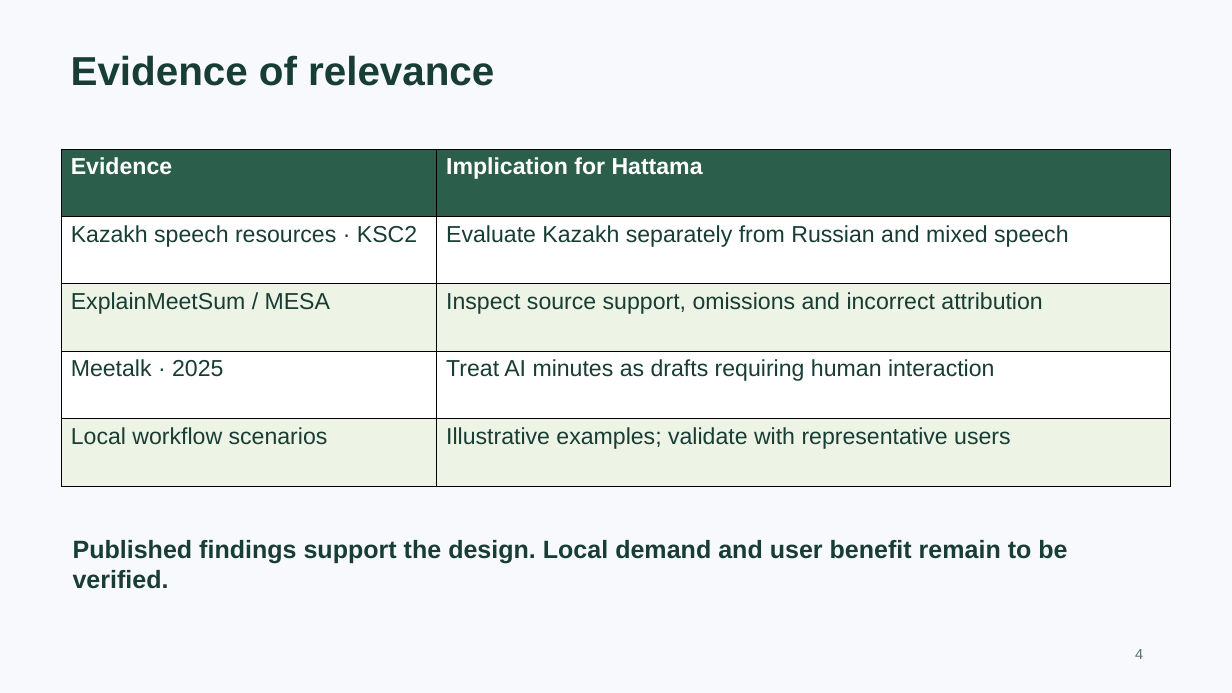
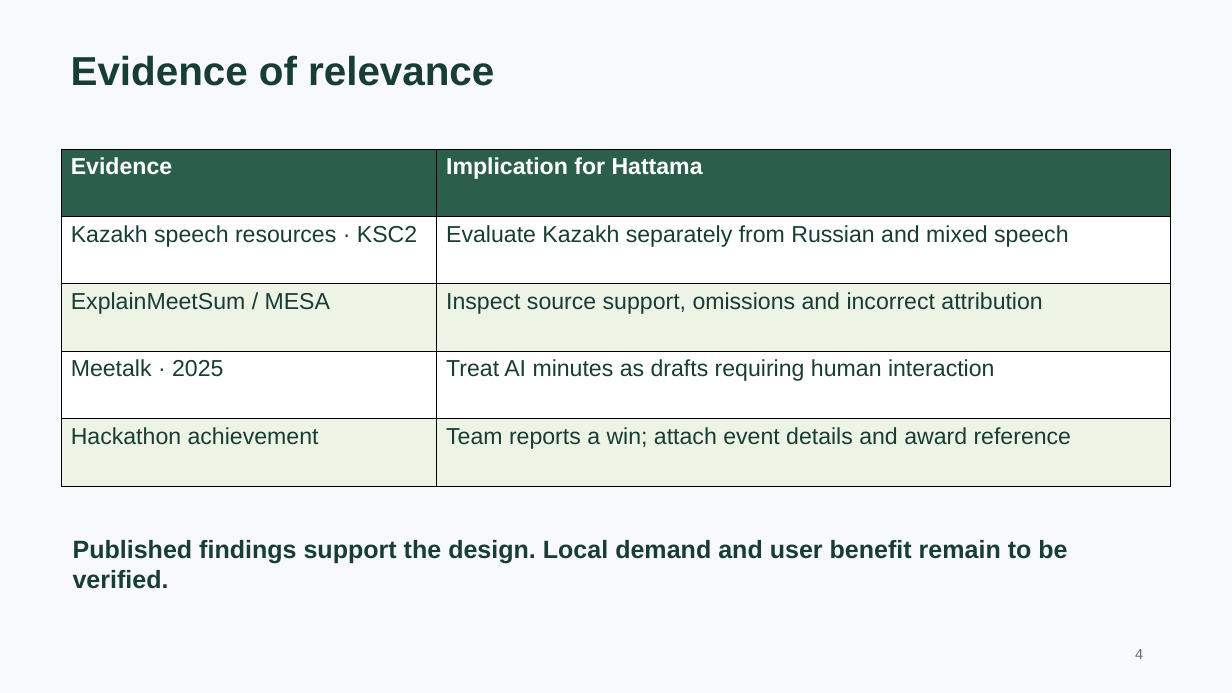
Before and after one commit to f0nce/hattama, a slide deck: slide 4 of docs/diploma/deliverables/Hattama_PreDefense_Presentation.pptx. Drawn at 1232x693 pixels with LibreOffice and Linux fonts; fonts in the diff are those of the drawing. Boxes give left, top, right and bottom in pixels: in the first picture for what was removed or moved away, otherwise in the second. Text is boxed around its words. In the diff, an @@ line names an element or a change of style, - is before the commit and + after.

Commit message:
docs: update AITU title pages and supervisor details
Record the supplied academic identity and team-reported hackathon win. Preserve the distinction between reported achievement and documented user interviews.

```diff
--- a/docs/diploma/deliverables/Hattama_PreDefense_Presentation.pptx
+++ b/docs/diploma/deliverables/Hattama_PreDefense_Presentation.pptx
@@ table at (x1=62, y1=149, x2=1171, y2=486) @@
-row 5, column 1: Local workflow scenarios
+row 5, column 1: Hackathon achievement
-row 5, column 2: Illustrative examples; validate with representative users
+row 5, column 2: Team reports a win; attach event details and award reference
```
Also in this commit, not shown: 1 other slide changed, 10 other files.
